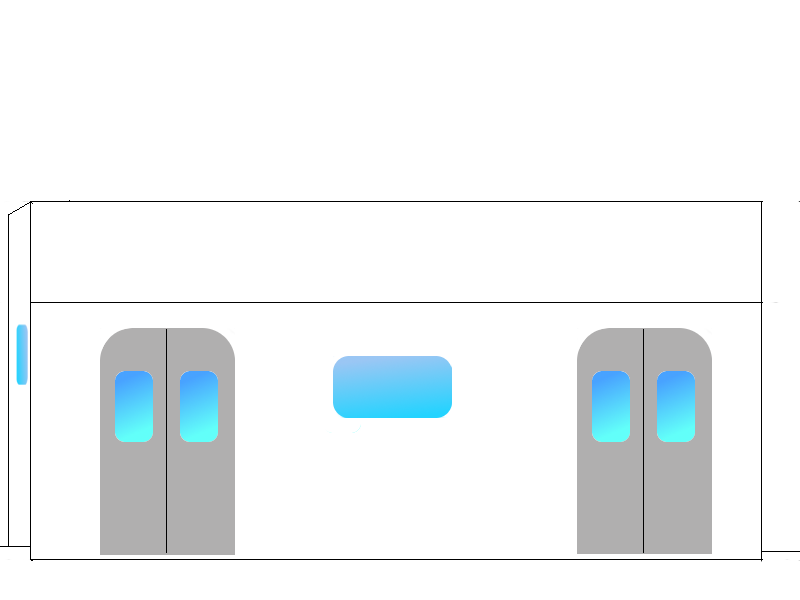
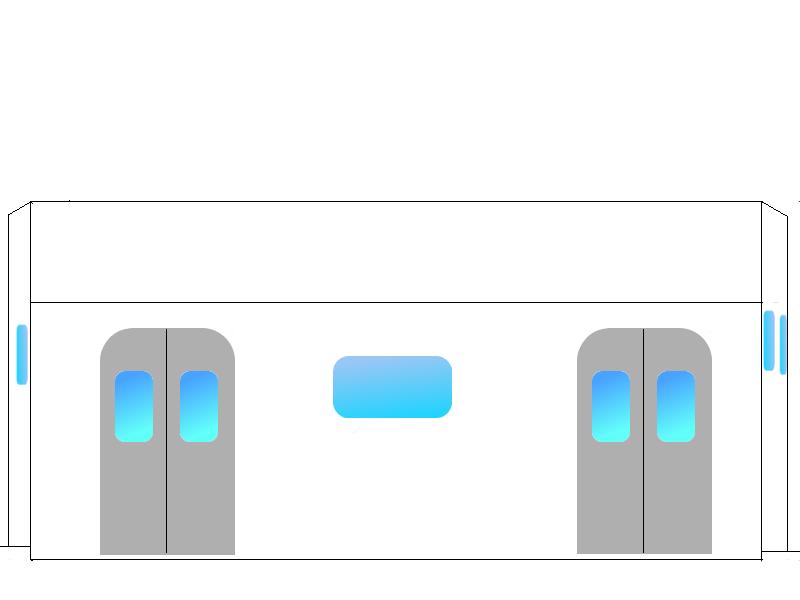
Layers edited between the first and the second 800 × 600 image:
added layer "Pasted Layer" above "Background" over [779, 314, 787, 375]
painted on "Background" over [762, 202, 788, 551]
